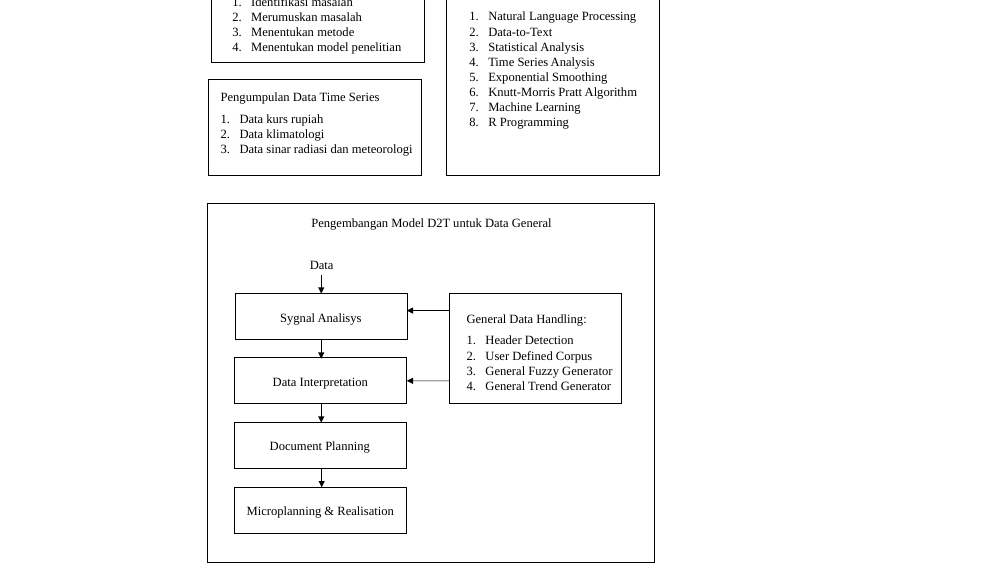
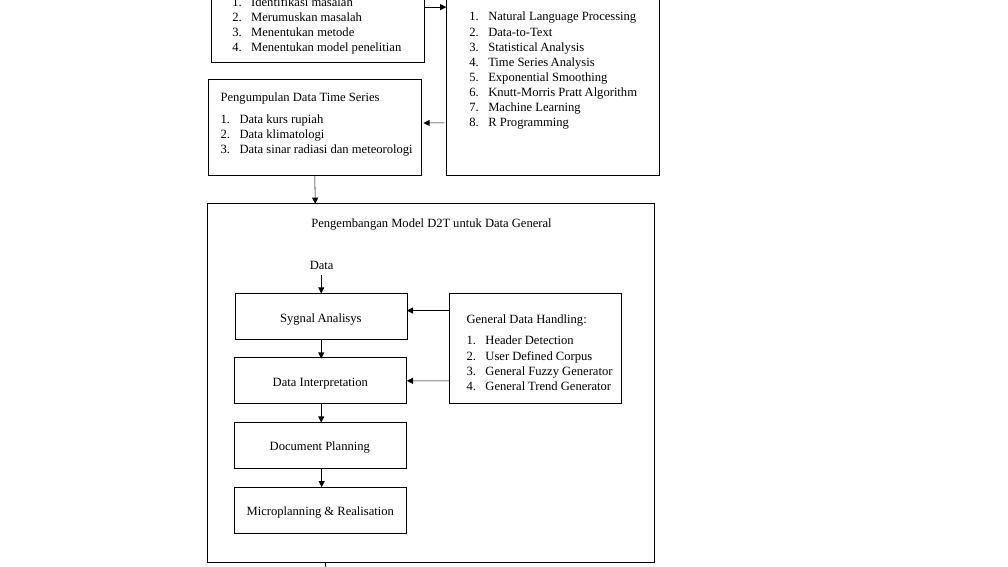
Before and after one commit to lyridwan/D2T_Apps, a slide deck: slide 2 of Resource/Skripsi/Desain Penelitian.pptx. Drawn at 1008x567 pixels with LibreOffice and Linux fonts; fonts in the diff are those of the drawing. Boxes give left, top, right and bottom in pixels: in the first picture for what was removed or moved away, otherwise in the second. Text is boxed around its words. In the diff, an @@ line names an element or a change of style, - is before the commit and + after.

```diff
--- a/Resource/Skripsi/Desain Penelitian.pptx
+++ b/Resource/Skripsi/Desain Penelitian.pptx
@@ arrow added from (425, 7) to (446, 7), #000000 0.5 pt @@
@@ arrow added from (445, 123) to (423, 123), #000000 0.5 pt @@
@@ arrow added from (315, 175) to (315, 204), #000000 0.5 pt @@
```
Also in this commit, not shown: 1 other slide changed, 14 other files.
